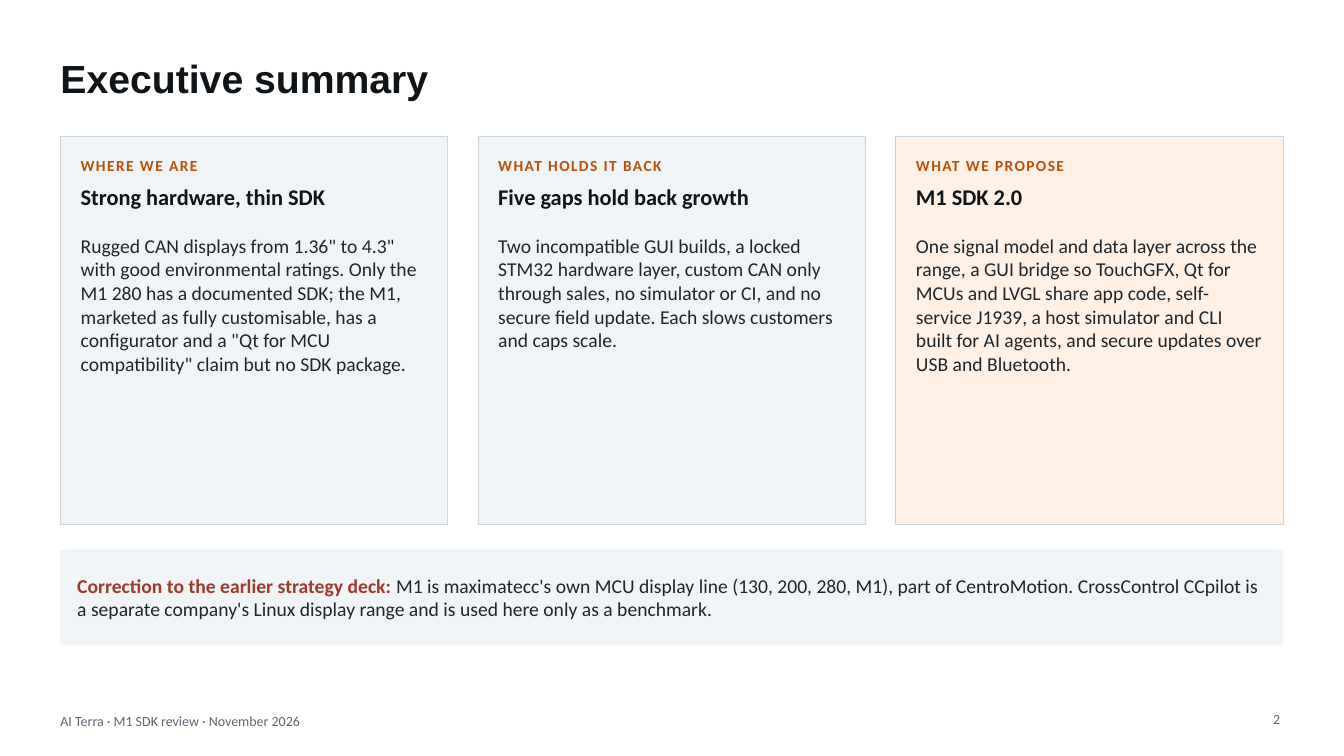
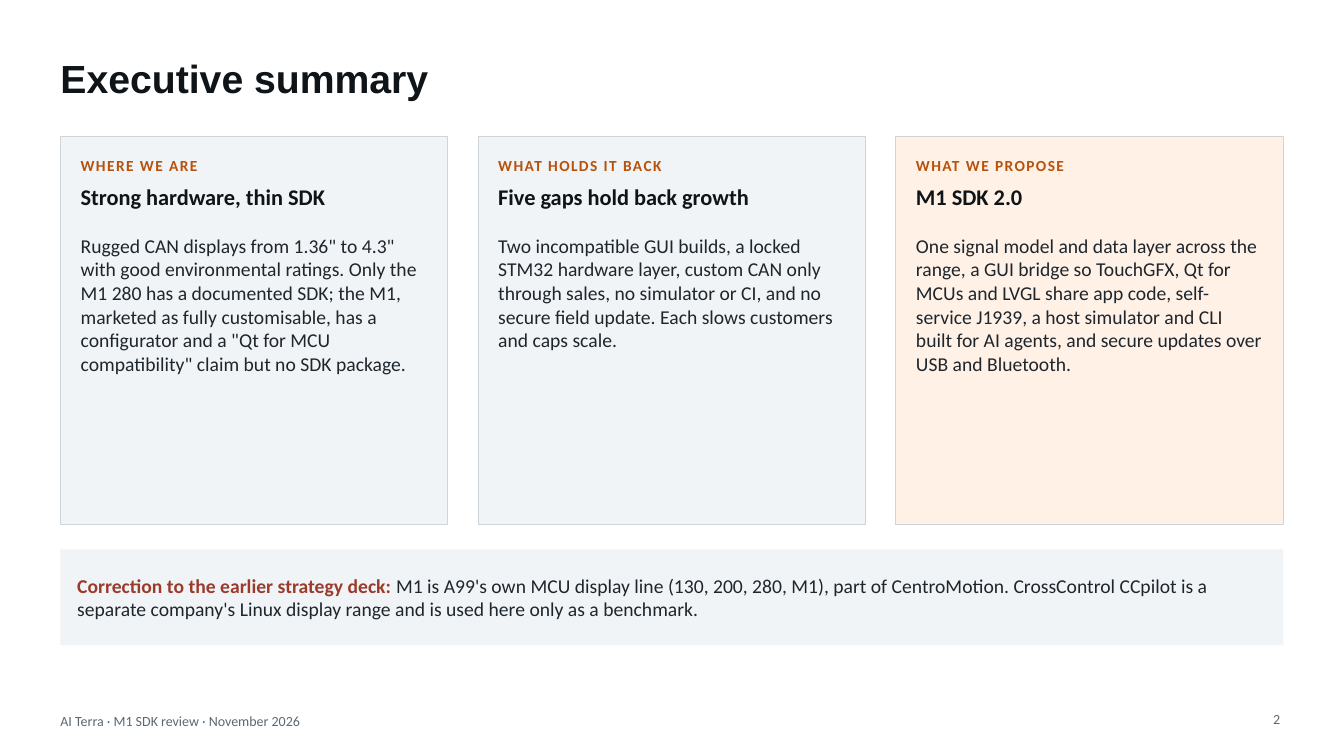
Before and after one commit to Raul-dot-valdez/max, a slide deck: slide 2 of docs/strategy/M1-SDK-review.pptx. Drawn at 1344x756 pixels with LibreOffice and Linux fonts; fonts in the diff are those of the drawing. Boxes give left, top, right and bottom in pixels: in the first picture for what was removed or moved away, otherwise in the second. Text is boxed around its words. In the diff, an @@ line names an element or a change of style, - is before the commit and + after.

```diff
--- a/docs/strategy/M1-SDK-review.pptx
+++ b/docs/strategy/M1-SDK-review.pptx
@@ text in rectangle at (x1=77, y1=579, x2=1207, y2=620): text changed @@
-Correction to the earlier strategy deck: M1 is maximatecc's own MCU display line (130, 200, 280, M1), part of CentroMotion. CrossControl CCpilot is a separate company's Linux display range and is used here only as a benchmark.
+Correction to the earlier strategy deck: M1 is A99's own MCU display line (130, 200, 280, M1), part of CentroMotion. CrossControl CCpilot is a separate company's Linux display range and is used here only as a benchmark.
```
Also in this commit, not shown: 15 other slides changed, 19 other files.
